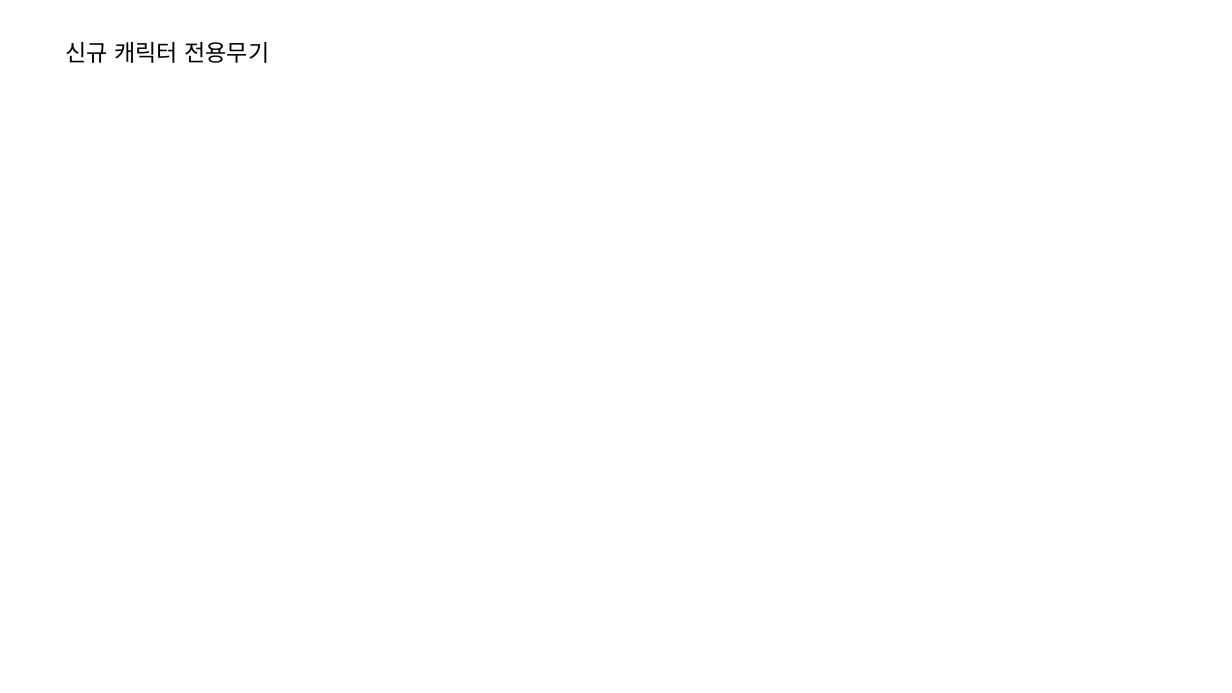
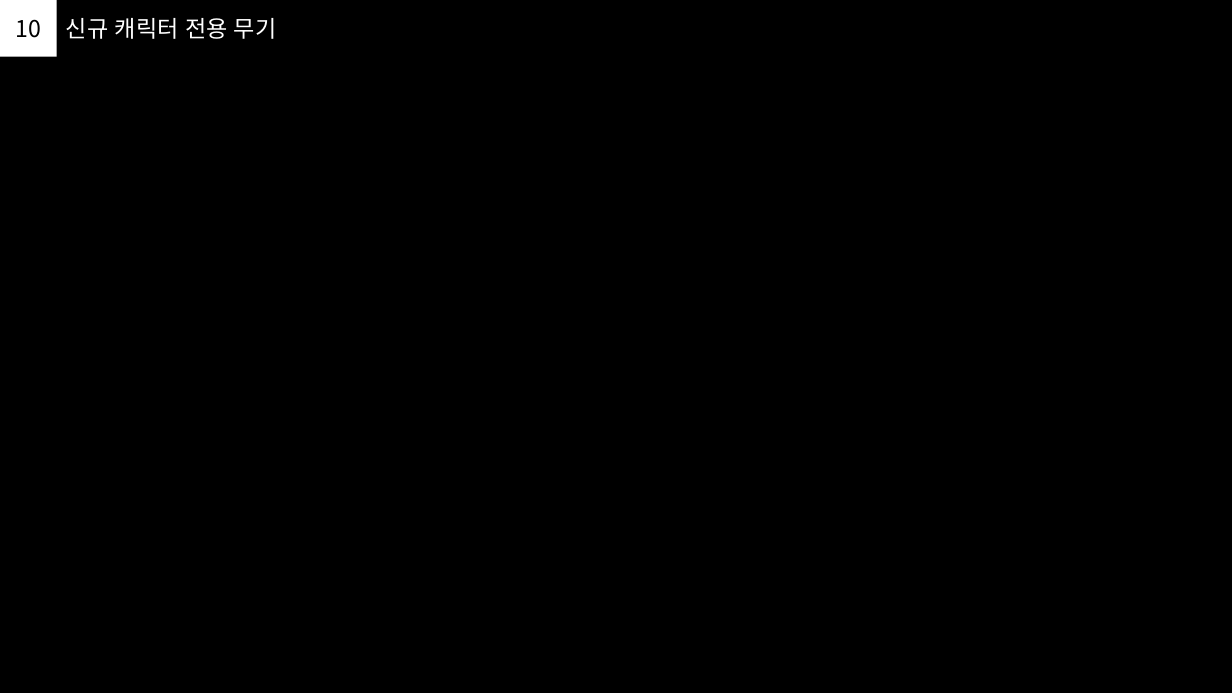
Before and after one commit to PhenomJ/GameDesign, a slide deck: slide 11 of 가디언 테일즈/1. PPT/신규_캐릭터_기획.pptx. Drawn at 1232x693 pixels with LibreOffice and Linux fonts; fonts in the diff are those of the drawing. Boxes give left, top, right and bottom in pixels: in the first picture for what was removed or moved away, otherwise in the second. Text is boxed around its words. In the diff, an @@ line names an element or a change of style, - is before the commit and + after.

```diff
--- a/가디언 테일즈/1. PPT/신규_캐릭터_기획.pptx
+++ b/가디언 테일즈/1. PPT/신규_캐릭터_기획.pptx
@@ background #FFFFFF to #000000 @@
@@ rectangle added at [0, 0, 56, 56], fill #FFFFFF, 18 pt, text #000000 @@
+10
@@ text at [66, 18, 277, 39]: text changed; text colour #000000 to #FFFFFF @@
-신규 캐릭터 전용무기
+신규 캐릭터 전용 무기
```
Also in this commit, not shown: 10 other slides changed, 1 slide added, 1 slide removed.
